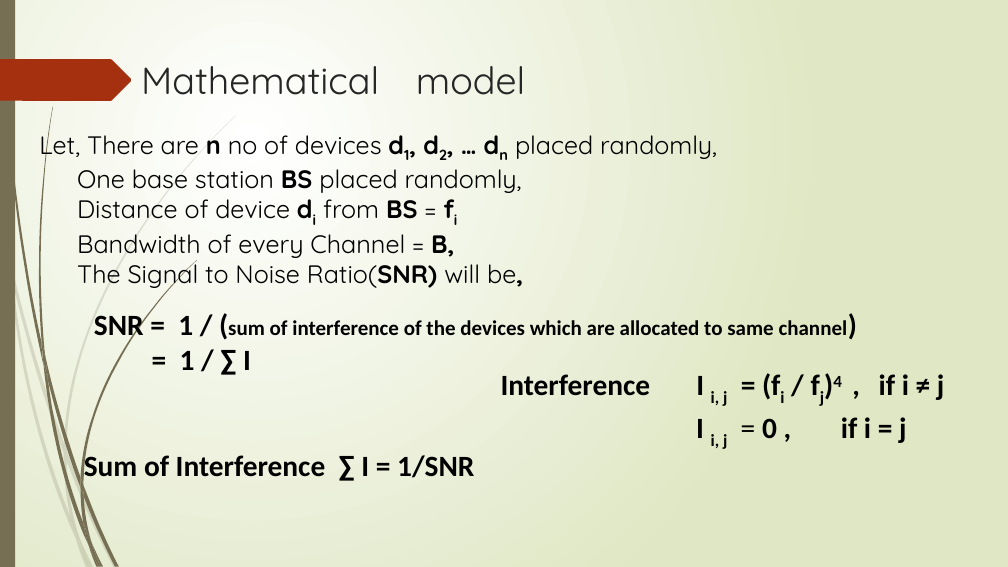
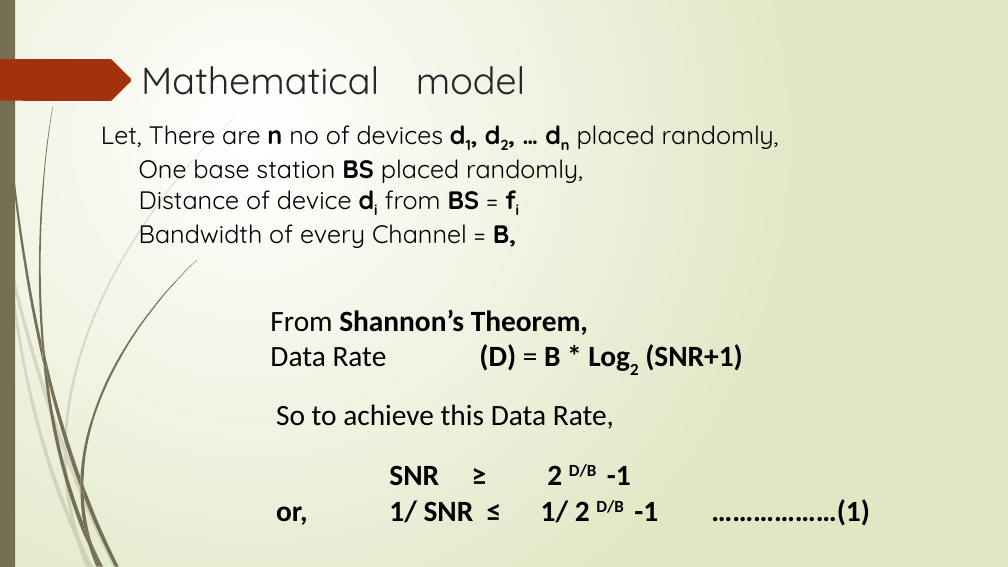
Before and after one commit to debopriyodjghosh/Channel-allocation-web-app, a slide deck: slide 9 of Docs/ppt.pptx. Drawn at 1008x567 pixels with LibreOffice and Linux fonts; fonts in the diff are those of the drawing. Boxes give left, top, right and bottom in pixels: in the first picture for what was removed or moved away, otherwise in the second. Text is boxed around its words. In the diff, an @@ line names an element or a change of style, - is before the commit and + after.

```diff
--- a/Docs/ppt.pptx
+++ b/Docs/ppt.pptx
@@ text "Let, There are n no ...": place and size @@
-text "Let, There are n no ..." at <box>39,127,717,290</box>
+text "Let, There are n no ..." at <box>101,125,779,248</box>
@@ text at <box>77,257,523,290</box>: paragraph removed @@
-The Signal to Noise Ratio(SNR) will be,
@@ text removed at <box>94,315,848,370</box> @@
-SNR = 1 / (sum of interference of the devices which are allocated to same channel)
-= 1 / ∑ I
@@ text added at <box>270,310,743,371</box>, 28 pt, text #000000, bold @@
+From Shannon’s Theorem,
+Data Rate (D) = B * Log2 (SNR+1)
@@ text removed at <box>501,371,944,451</box> @@
-Interference I i, j = (fi / fj)4 , if i ≠ j
-I i, j = 0 , if i = j
@@ text added at <box>276,404,870,526</box>, 28 pt, text #000000, bold @@
+So to achieve this Data Rate,
+SNR ≥ 2 D/B -1
+or, 1/ SNR ≤ 1/ 2 D/B -1 ………………(1)
@@ text removed at <box>84,451,474,478</box> @@
-Sum of Interference ∑ I = 1/SNR
```
Also in this commit, not shown: 2 other slides changed, 3 other files.
